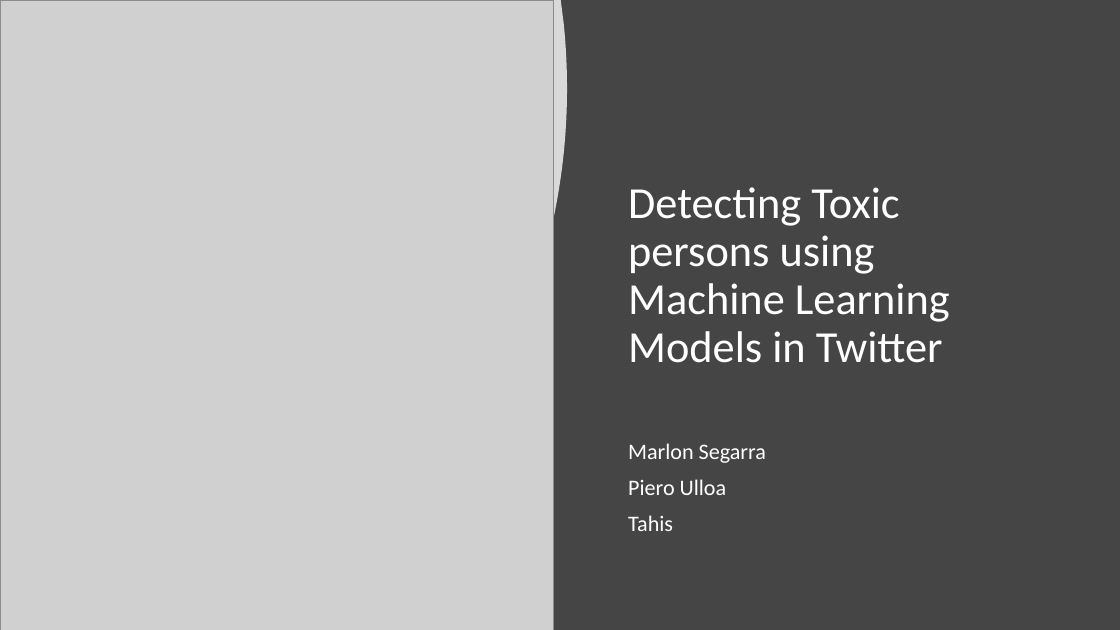
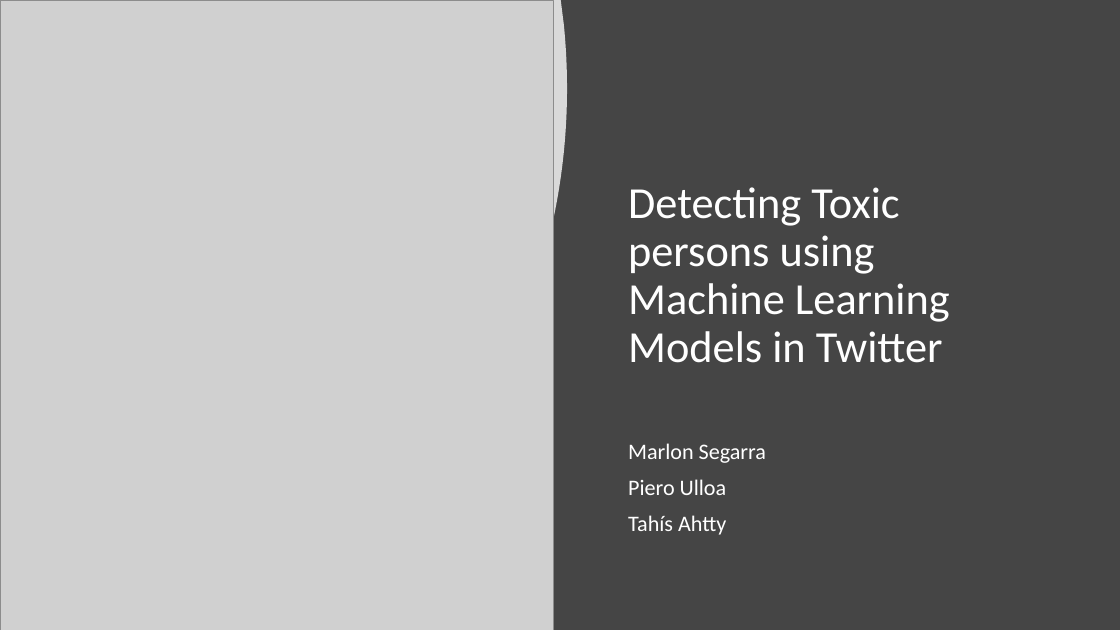
Before and after one commit to Mastersz/Proyecto_Mineria, a slide deck: slide 1 of Data_Mining.pptx. Drawn at 1120x630 pixels with LibreOffice and Linux fonts; fonts in the diff are those of the drawing; grey boxes stand for pictures. Boxes give left, top, right and bottom in pixels: in the first picture for what was removed or moved away, otherwise in the second. Text is boxed around its words. In the diff, an @@ line names an element or a change of style, - is before the commit and + after.

```diff
--- a/Data_Mining.pptx
+++ b/Data_Mining.pptx
@@ subtitle at [628,515,726,535]: text changed @@
-Tahis
+Tahís Ahtty
```
Also in this commit, not shown: 1 slide added.
